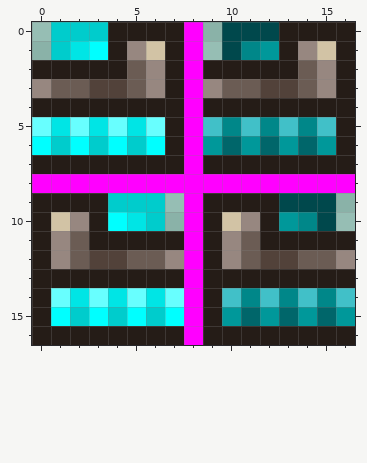
Pixel-art sprite, stored at Tiles/TeleporterAutotriggerTile.png. Above, as it was before the edit.
The file is 34x34 pixels, drawn in blocks of 2x2; one block is one cell here.
Now the later version:
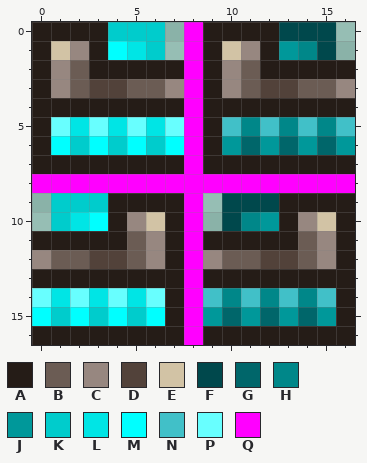
Palette (. is transparent): A #251c17  B #6b5c54  C #978780  D #52423a  E #d2c3a5  F #00484c  G #00666a  H #008789  J #00989a  K #00cccc  L #00e5e5  M #00ffff  N #41c0c8  P #68ffff  Q #ff00ff
Diff:
The edit adds colour A in rows 0 to 1 at x 0 and 9; in rows 9 to 10 at x 7 and 16.
Colour B gives way to colour A in row 2 at x 5 and 14; in row 11 at x 2 and 11.
Colour C gives way to colour A in row 2 at x 6 and 15; in row 3 at x 0 and 9; in row 11 at x 1 and 10; in row 12 at x 7 and 16.
Colour F gives way to colour A in row 0 at x 10 to 12; in row 9 at x 13 to 15.
Colour J gives way to colour A in row 1 at x 12; in row 6 at x 9; in row 10 at x 13; in row 15 at x 16.
Colour K gives way to colour A in row 0 at x 1 to 3; in row 9 at x 4 to 6.
Colour M gives way to colour A in row 1 at x 3; in row 6 at x 0; in row 10 at x 4; in row 15 at x 7.
Colour N gives way to colour A in row 5 at x 9; in row 14 at x 16.
Colour P gives way to colour A in row 5 at x 0; in row 14 at x 7.
Colour A gives way to colour B in row 2 at x 2 and 11; in row 11 at x 5 and 14.
Colour C gives way to colour B in row 3 at x 6 and 15; in row 12 at x 1 and 10.
Colour A gives way to colour C in row 2 at x 1 and 10; in row 3 at x 7 and 16; in row 11 at x 6 and 15; in row 12 at x 0 and 9.
Colour B gives way to colour C in row 3 at x 1 and 10; in row 12 at x 6 and 15.
Colour H gives way to colour C in row 1 at x 11; in row 10 at x 14.
Colour L gives way to colour C in row 1 at x 2; in row 10 at x 5.
Colour F gives way to colour E in row 1 at x 10; in row 10 at x 15.
Colour K gives way to colour E in row 1 at x 1; in row 10 at x 6.
Colour A gives way to colour F in row 0 at x 13 to 15; in row 9 at x 10 to 12.
Colour E gives way to colour F in row 1 at x 15; in row 10 at x 10.
Colour J gives way to colour G in row 6 at x 11, 13 and 15; in row 15 at x 10, 12 and 14.
Colour C gives way to colour H in row 1 at x 14; in row 10 at x 11.
Colour N gives way to colour H in row 5 at x 11, 13 and 15; in row 14 at x 10, 12 and 14.
Colour A gives way to colour J in row 1 at x 13; in row 6 at x 16; in row 10 at x 12; in row 15 at x 9.
Colour G gives way to colour J in row 6 at x 10, 12 and 14; in row 15 at x 11, 13 and 15.
Colour A gives way to colour K in row 0 at x 4 to 6; in row 9 at x 1 to 3.
Colour E gives way to colour K in row 1 at x 6; in row 10 at x 1.
Colour M gives way to colour K in row 6 at x 2, 4 and 6; in row 15 at x 1, 3 and 5.
Colour C gives way to colour L in row 1 at x 5; in row 10 at x 2.
Colour P gives way to colour L in row 5 at x 2, 4 and 6; in row 14 at x 1, 3 and 5.
Colour A gives way to colour M in row 1 at x 4; in row 6 at x 7; in row 10 at x 3; in row 15 at x 0.
Colour K gives way to colour M in row 6 at x 1, 3 and 5; in row 15 at x 2, 4 and 6.
Colour A gives way to colour N in row 5 at x 16; in row 14 at x 9.
Colour H gives way to colour N in row 5 at x 10, 12 and 14; in row 14 at x 11, 13 and 15.
Colour A gives way to colour P in row 5 at x 7; in row 14 at x 0.
Colour L gives way to colour P in row 5 at x 1, 3 and 5; in row 14 at x 2, 4 and 6.
The author cleared colour A in rows 0 to 1 at x 7 and 16; in rows 9 to 10 at x 0 and 9.
Pixel boxes of the changes (left, top, right, bottom) in both pictures:
changed: (32, 22, 355, 326)
